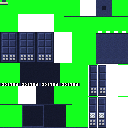
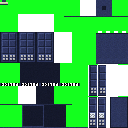
Layered file, before and after one edit (128 x 128). Changes by layer:
painted on "Door_R" over (x1=110, y1=97, x2=128, y2=128)
